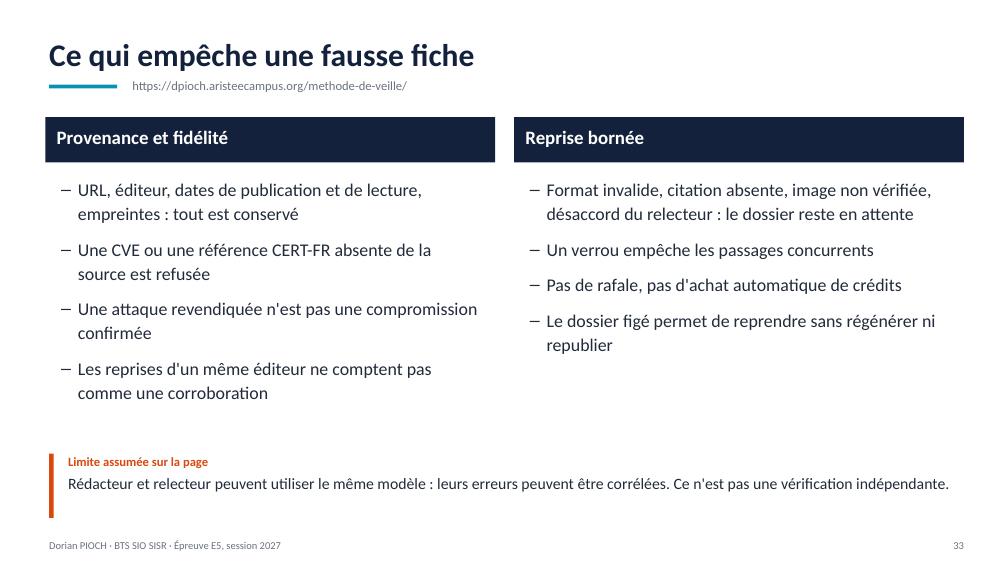
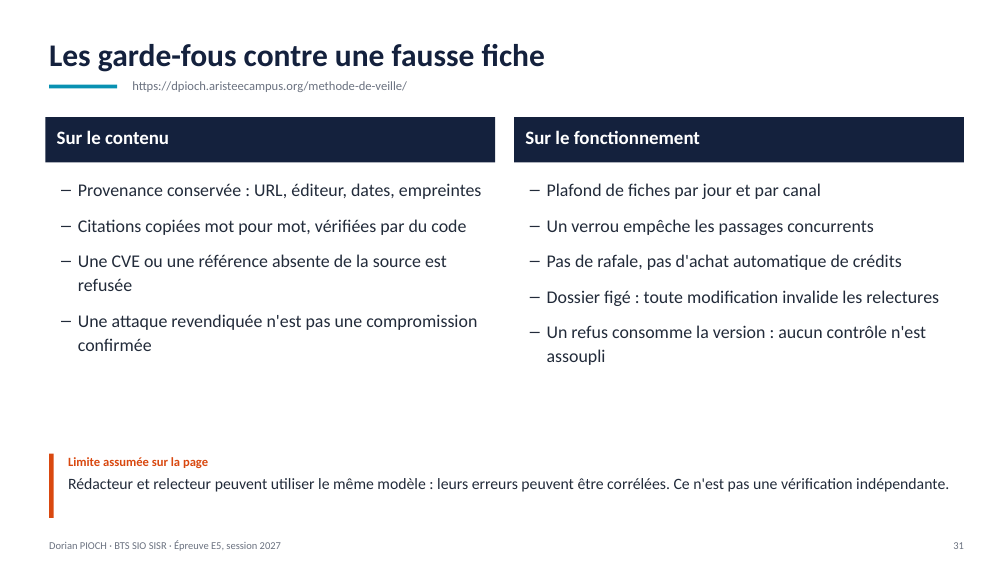
Before and after one commit to Dozyxio/dorian-pioch-e5-fichiers, a slide deck: slide 31 of Portfolio_E5_Dorian_Pioch_2027.pptx (slide 33 before the commit). Drawn at 1008x567 pixels with LibreOffice and Linux fonts; fonts in the diff are those of the drawing. Boxes give left, top, right and bottom in pixels: in the first picture for what was removed or moved away, otherwise in the second. Text is boxed around its words. In the diff, an @@ line names an element or a change of style, - is before the commit and + after.

Commit message:
E5: présentation mise à jour avec les commentaires (50 diapositives), tableau et annexe alignés

```diff
--- a/Portfolio_E5_Dorian_Pioch_2027.pptx
+++ b/Portfolio_E5_Dorian_Pioch_2027.pptx
@@ text at (x1=49, y1=44, x2=545, y2=72): text changed @@
-Ce qui empêche une fausse fiche
+Les garde-fous contre une fausse fiche
@@ text at (x1=57, y1=130, x2=169, y2=144): text changed @@
-Provenance et fidélité
+Sur le contenu
@@ text at (x1=525, y1=130, x2=700, y2=144): text changed @@
-Reprise bornée
+Sur le fonctionnement
@@ text at (x1=78, y1=183, x2=481, y2=291): text changed @@
-– URL, éditeur, dates de publication et de lecture, empreintes : tout est conservé
-– Une CVE ou une référence CERT-FR absente de la source est refusée
+– Provenance conservée : URL, éditeur, dates, empreintes
+– Citations copiées mot pour mot, vérifiées par du code
+– Une CVE ou une référence absente de la source est refusée
@@ text at (x1=547, y1=183, x2=821, y2=199): text changed @@
-– Format invalide, citation absente, image non vérifiée, désaccord du relecteur : le dossier reste en attente
+– Plafond de fiches par jour et par canal
@@ text at (x1=547, y1=290, x2=939, y2=365): text changed @@
-– Le dossier figé permet de reprendre sans régénérer ni republier
+– Dossier figé : toute modification invalide les relectures
+– Un refus consomme la version : aucun contrôle n'est assoupli
@@ text at (x1=78, y1=362, x2=432, y2=399): paragraph removed @@
-– Les reprises d'un même éditeur ne comptent pas comme une corroboration
@@ text at (x1=953, y1=542, x2=964, y2=549): text changed @@
-33
+31
```
Also in this commit, not shown: 45 other slides changed, 3 slides removed, 3 other files.
